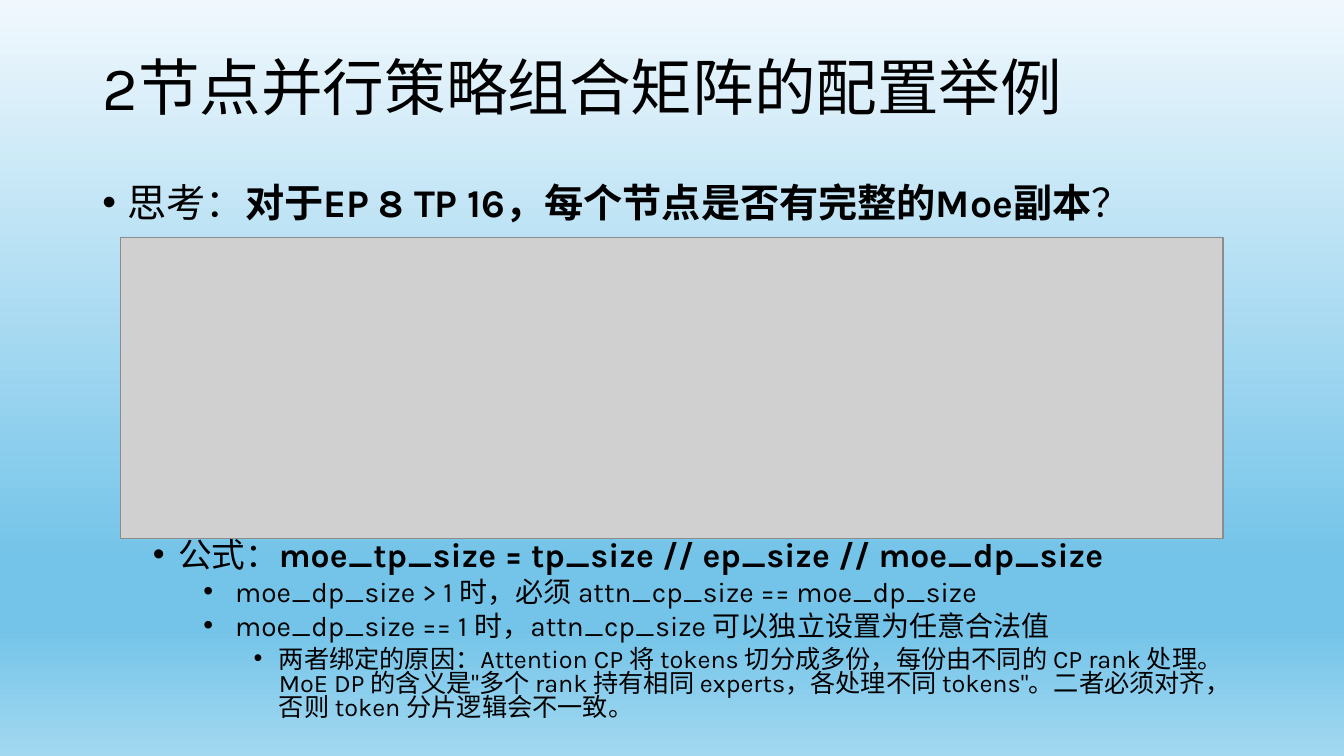
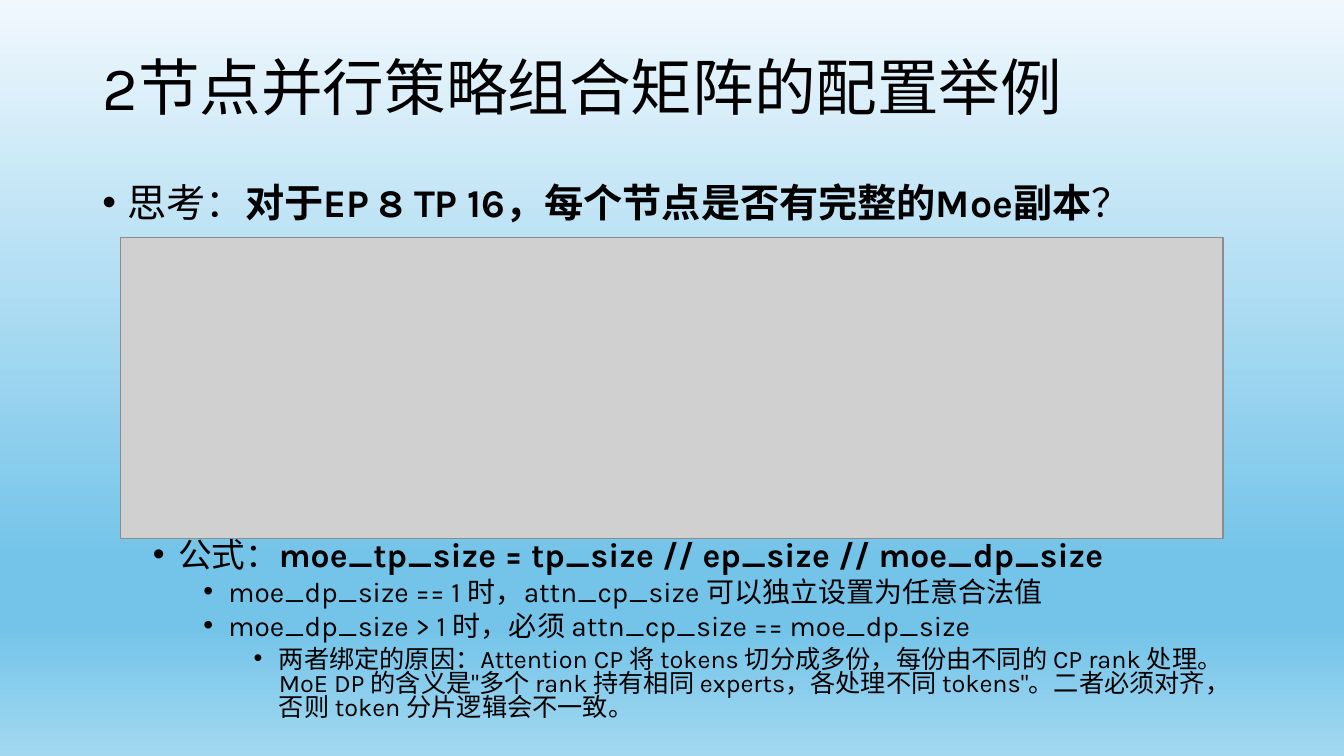
Before and after one commit to yuhuiaws/ML-study, a slide deck: slide 23 of 生成式AI/LLM/大模型推理的项目实践 for public.pptx. Drawn at 1344x756 pixels with LibreOffice and Linux fonts; fonts in the diff are those of the drawing; grey boxes stand for pictures. Boxes give left, top, right and bottom in pixels: in the first picture for what was removed or moved away, otherwise in the second. Text is boxed around its words. In the diff, an @@ line names an element or a change of style, - is before the commit and + after.

```diff
--- a/生成式AI/LLM/大模型推理的项目实践 for public.pptx
+++ b/生成式AI/LLM/大模型推理的项目实践 for public.pptx
@@ text at (228,574,1042,609): paragraph added @@
+    • moe_dp_size == 1 时，attn_cp_size 可以独立设置为任意合法值
@@ text at (235,608,1049,643): paragraph removed @@
-    • moe_dp_size == 1 时，attn_cp_size 可以独立设置为任意合法值
```
Also in this commit, not shown: 4 other slides changed, 3 slides added.
